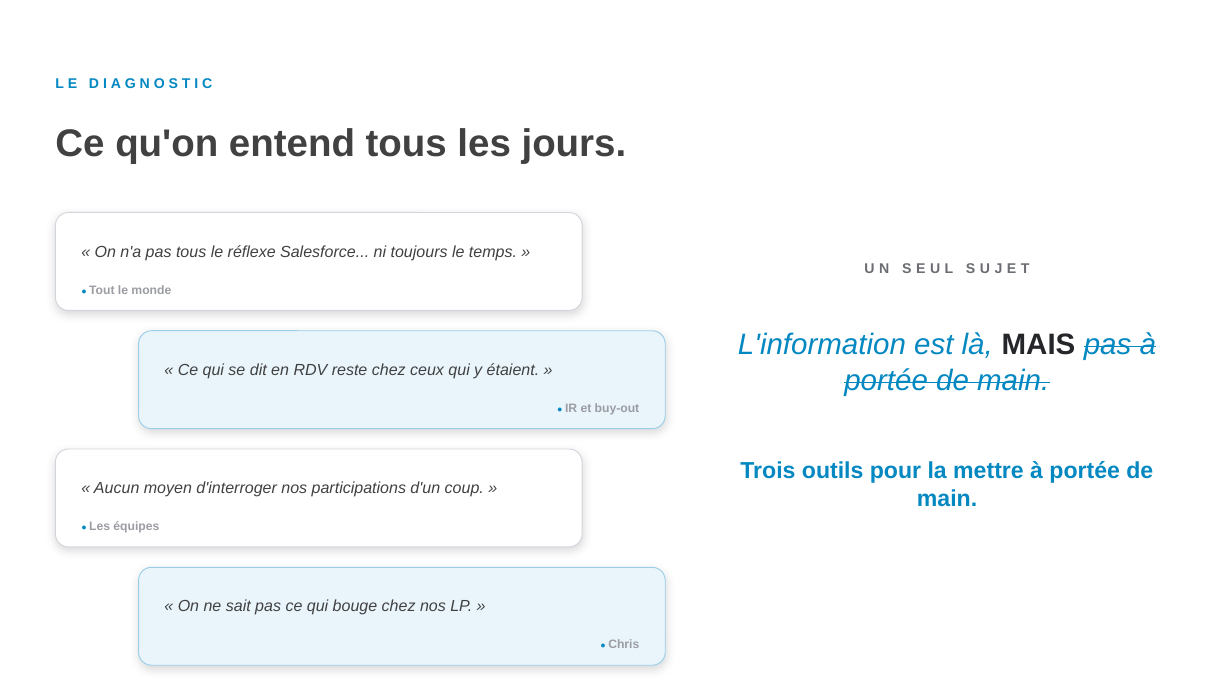
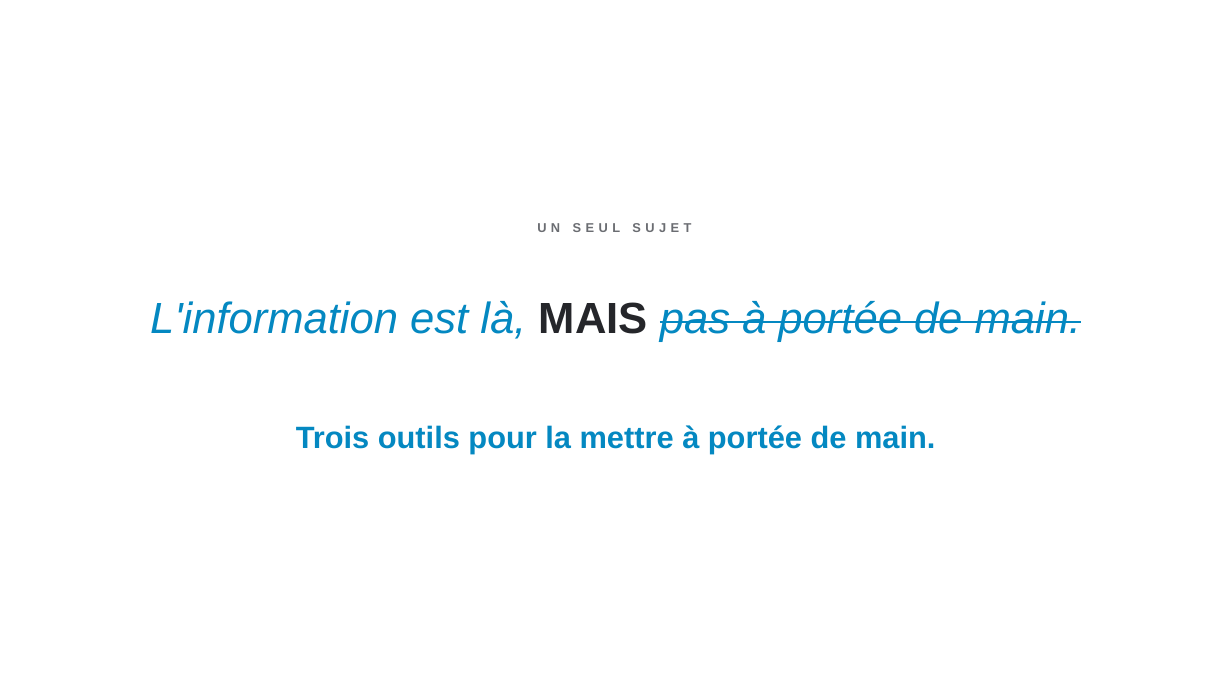
Before and after one commit to felixuniversityca-svg/task-dashboard, a slide deck: slide 15 of LIA-concretement-CC-anime.pptx. Drawn at 1232x693 pixels with LibreOffice and Linux fonts; fonts in the diff are those of the drawing. Boxes give left, top, right and bottom in pixels: in the first picture for what was removed or moved away, otherwise in the second. Text is boxed around its words. In the diff, an @@ line names an element or a change of style, - is before the commit and + after.

```diff
--- a/LIA-concretement-CC-anime.pptx
+++ b/LIA-concretement-CC-anime.pptx
@@ text removed at (55, 78, 212, 88) @@
-LE DIAGNOSTIC
@@ text removed at (55, 128, 627, 163) @@
-Ce qu'on entend tous les jours.
@@ text "UN SEUL SUJET": place and size @@
-text "UN SEUL SUJET" at (864, 263, 1029, 273)
+text "UN SEUL SUJET" at (537, 223, 691, 232)
@@ text "UN SEUL SUJET" at (537, 223, 691, 232): size 11 to 10 pt @@
@@ rounded rectangle removed at (55, 213, 582, 311) @@
@@ text removed at (95, 245, 517, 261) @@
-« On n'a pas tous le réflexe Salesforce... ni toujours le temps. »
@@ text "L'information est là, MAIS pas ...": place and size @@
-text "L'information est là, MAIS pas ..." at (738, 332, 1156, 396)
+text "L'information est là, MAIS pas ..." at (150, 301, 1082, 342)
@@ text "L'information est là, MAIS pas ..." at (150, 301, 1082, 342): size 23 to 34 pt; line spacing 28pt to 40pt @@
@@ text removed at (89, 285, 171, 294) @@
-● Tout le monde
@@ rounded rectangle removed at (139, 331, 665, 429) @@
@@ text removed at (178, 363, 540, 379) @@
-« Ce qui se dit en RDV reste chez ceux qui y étaient. »
@@ text "Trois outils pour la mettre ...": place and size @@
-text "Trois outils pour la mettre ..." at (740, 461, 1153, 507)
+text "Trois outils pour la mettre ..." at (296, 425, 935, 454)
@@ text "Trois outils pour la mettre ..." at (296, 425, 935, 454): size 18 to 24 pt; line spacing 22pt to 1 @@
@@ text removed at (565, 403, 640, 415) @@
-● IR et buy-out
@@ rounded rectangle removed at (55, 449, 582, 547) @@
@@ text removed at (94, 481, 484, 497) @@
-« Aucun moyen d'interroger nos participations d'un coup. »
@@ text removed at (89, 521, 159, 533) @@
-● Les équipes
@@ rounded rectangle removed at (139, 567, 665, 665) @@
@@ text removed at (178, 599, 472, 615) @@
-« On ne sait pas ce qui bouge chez nos LP. »
@@ text removed at (608, 639, 639, 648) @@
-● Chris
```
Also in this commit, not shown: 39 other slides changed.
